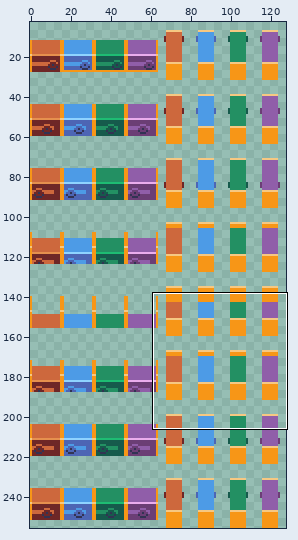
Sprite sheet -- img/doors.png. Above, an overview of the earlier version with the close-up marked.
Close-up. Before:
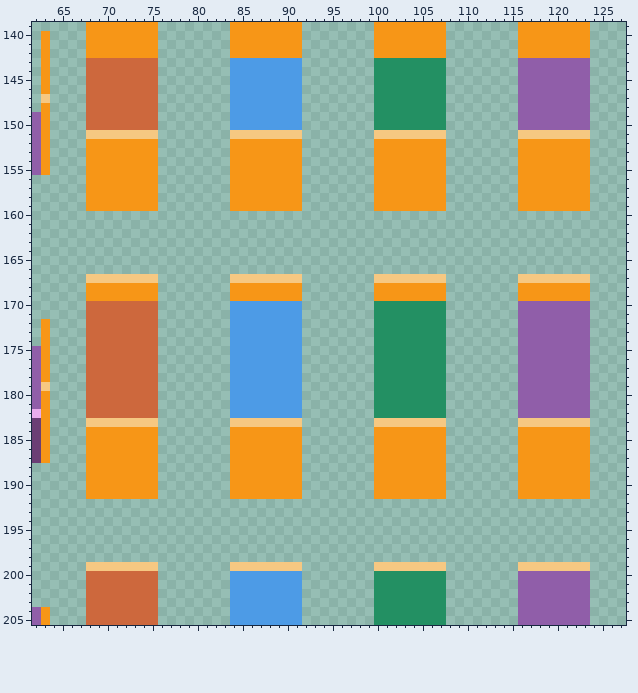
The file is 128x256 pixels. Shown: x 62..127, y 139..205. The wide view leaves out empty margins. The commit also changed other parts of the picture, which this record leaves out.
After:
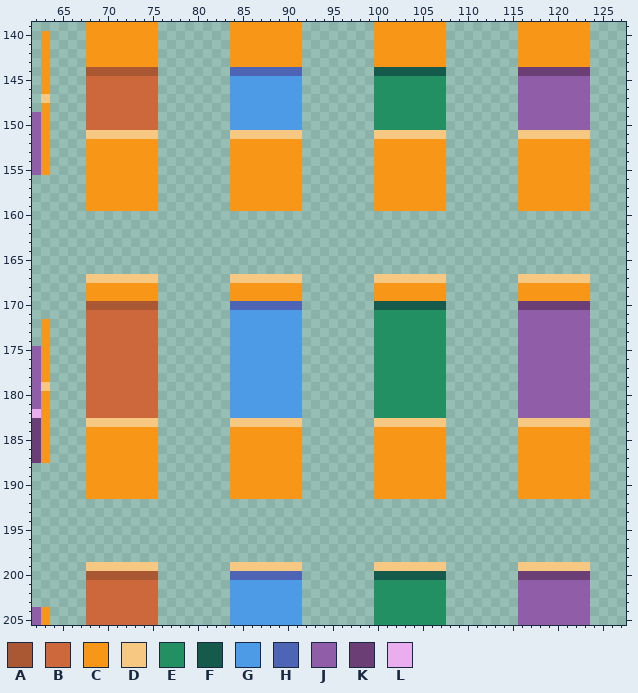
Palette (. is transparent): A #aa5734  B #cd683d  C #f79617  D #f6c882  E #239063  F #165a4c  G #4d9be6  H #4d65b4  J #905ea9  K #6b3e75  L #eaaded
The exact change:
{"y":143,"x":68,"old":"BBBBBBBB","new":"CCCCCCCC"}
{"y":143,"x":84,"old":"GGGGGGGG","new":"CCCCCCCC"}
{"y":143,"x":100,"old":"EEEEEEEE","new":"CCCCCCCC"}
{"y":143,"x":116,"old":"JJJJJJJJ","new":"CCCCCCCC"}
{"y":144,"x":68,"old":"BBBBBBBB","new":"AAAAAAAA"}
{"y":144,"x":84,"old":"GGGGGGGG","new":"HHHHHHHH"}
{"y":144,"x":100,"old":"EEEEEEEE","new":"FFFFFFFF"}
{"y":144,"x":116,"old":"JJJJJJJJ","new":"KKKKKKKK"}
{"y":170,"x":68,"old":"BBBBBBBB","new":"AAAAAAAA"}
{"y":170,"x":84,"old":"GGGGGGGG","new":"HHHHHHHH"}
{"y":170,"x":100,"old":"EEEEEEEE","new":"FFFFFFFF"}
{"y":170,"x":116,"old":"JJJJJJJJ","new":"KKKKKKKK"}
{"y":200,"x":68,"old":"BBBBBBBB","new":"AAAAAAAA"}
{"y":200,"x":84,"old":"GGGGGGGG","new":"HHHHHHHH"}
{"y":200,"x":100,"old":"EEEEEEEE","new":"FFFFFFFF"}
{"y":200,"x":116,"old":"JJJJJJJJ","new":"KKKKKKKK"}
